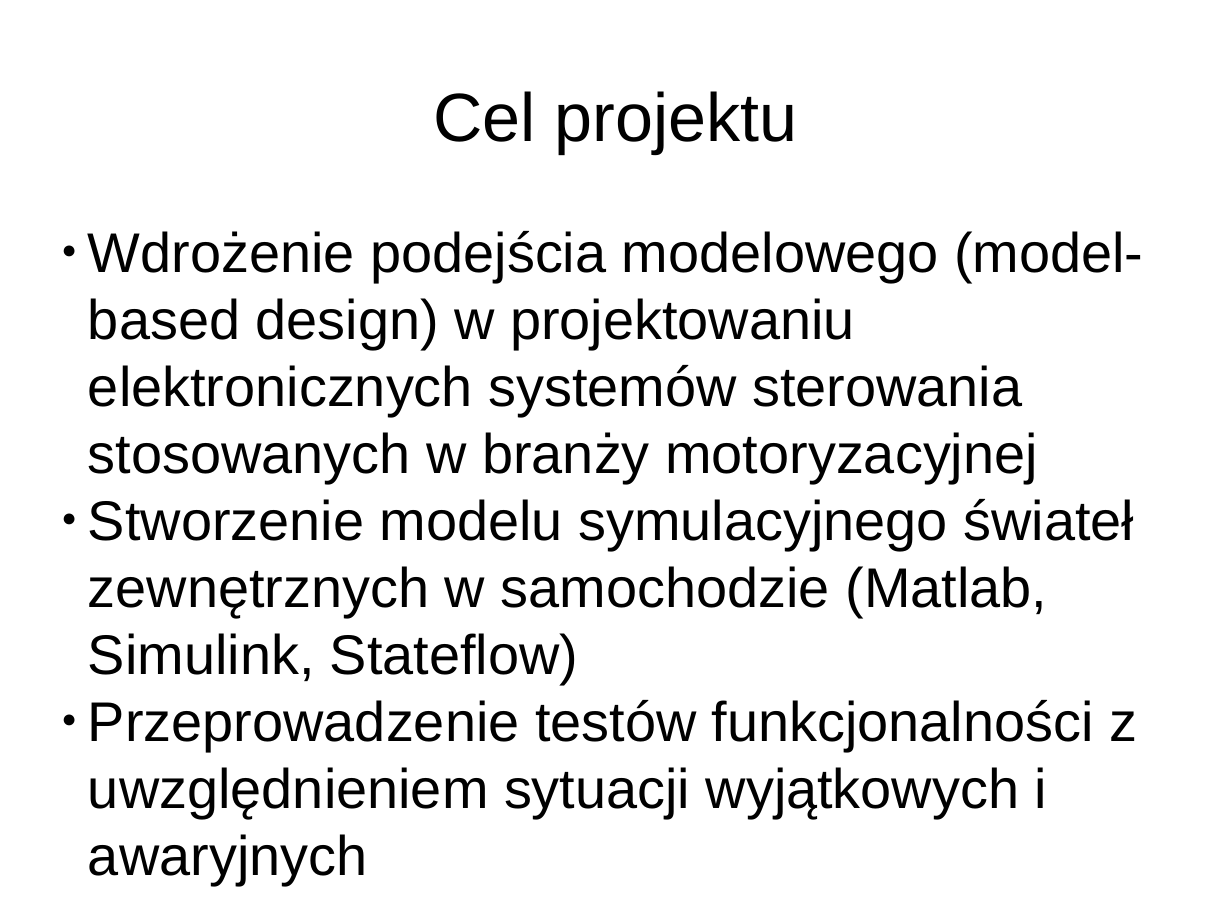
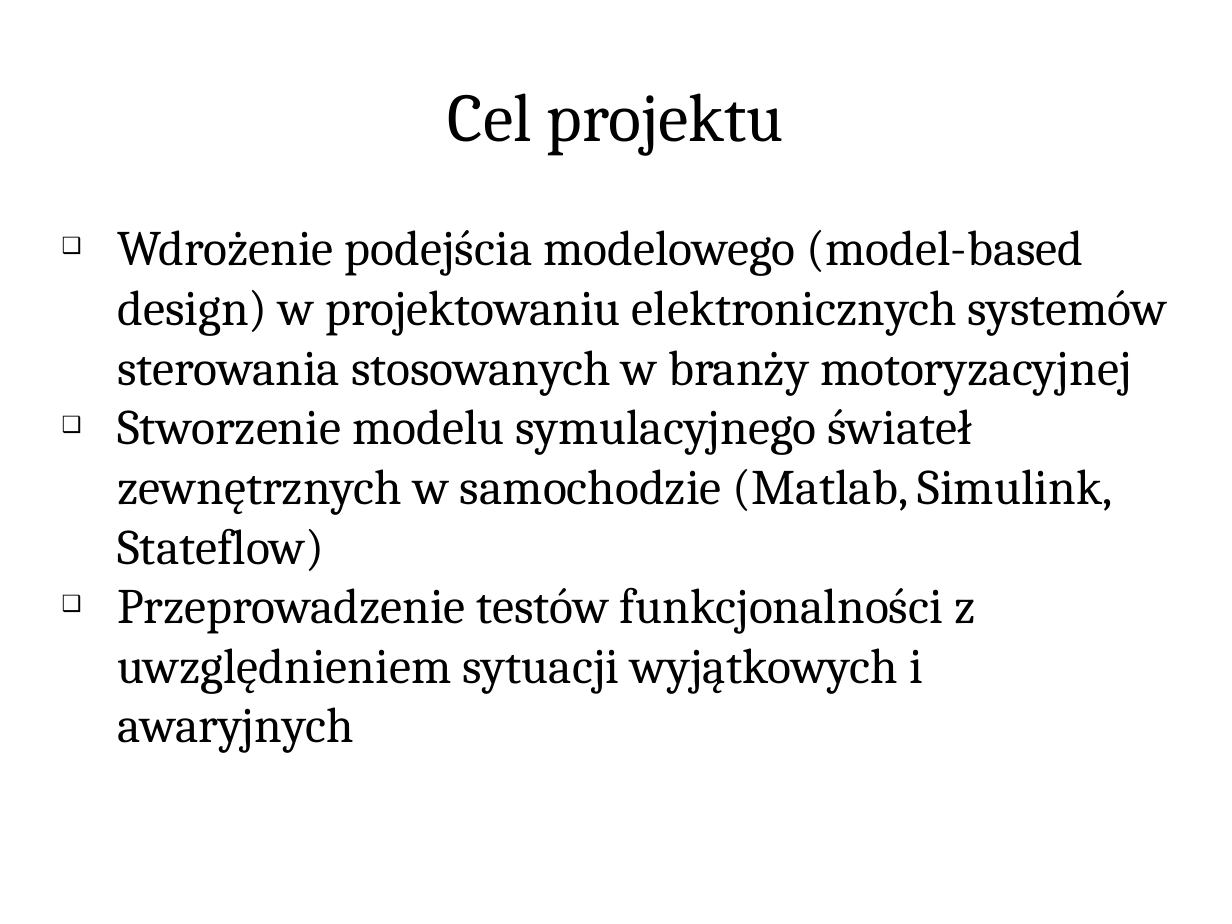
Before and after one commit to andrzejbro/APProject2_CarLights, a slide deck: slide 2 of car_lights.pptx. Drawn at 1232x924 pixels with LibreOffice and Linux fonts; fonts in the diff are those of the drawing; background and template pictures are left out. Boxes give left, top, right and bottom in pixels: in the first picture for what was removed or moved away, otherwise in the second. Text is boxed around its words. In the diff, an @@ line names an element or a change of style, - is before the commit and + after.

```diff
--- a/car_lights.pptx
+++ b/car_lights.pptx
@@ text "Cel projektu" at (448,93,784,156): font Arial to Cambria @@
@@ text "Wdrożenie podejścia modelowego (model-based design) ..." at (117,230,1167,753): size 36 to 32 pt, font Arial to Cambria; bullet ● to ❑ @@
```
Also in this commit, not shown: 6 other slides changed, 2 other files.
